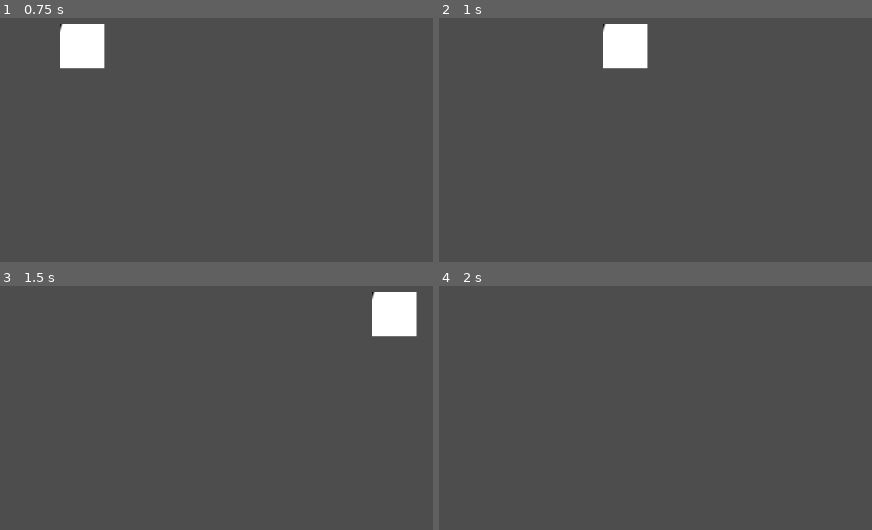
Above: before the commit, frames 1-4 (two rows, left to right).
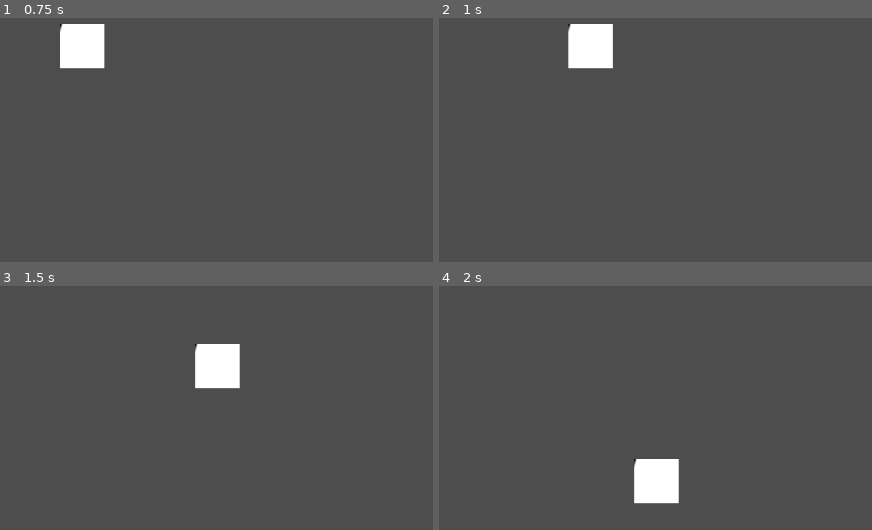
Above: after the commit, the same moments.

Repository: SharpRollingBuns/IF
Game: Godot game, scene res://test.tscn
The game is run twice, just before and just after one commit, with the same random seed, the same clock (stepped at 60 frames per second) and the same inputs.
Inputs:
- Up to frame 1 (0.75 s): tap Enter at 0.5 s; hold D (right) from 0.53 s (still down); tap Shift (dash) at 0.6 s
- Up to frame 2 (1 s): keep holding D (right)
- Up to frame 3 (1.5 s): release D (right) at 1.28 s; hold S (down) from 1.28 s (still down); tap Shift (dash) at 1.35 s
- Up to frame 4 (2 s): keep holding S (down)

Frame 1 is identical in both runs. In frame 2, 3.0% of the frame differs, in the area x 29-49%, y 2-21%; in frame 3, 3.8%, in the area x 45-97%, y 2-43%; in frame 4, 1.9%.

Commit message:
Fixed Dash

Diff:
--- a/assets/player/player.tscn
+++ b/assets/player/player.tscn
@@ -13,7 +13,6 @@
 size = Vector2(65, 65)
 
 [node name="Player" type="CharacterBody2D"]
-position = Vector2(532, 196)
 slide_on_ceiling = false
 script = ExtResource("1_d6veg")
 
@@ -27,3 +26,6 @@
 [node name="DashTimer" type="Timer" parent="."]
 
 [node name="DashCooldownTimer" type="Timer" parent="."]
+
+[connection signal="timeout" from="DashTimer" to="." method="_on_dash_timer_timeout"]
+[connection signal="timeout" from="DashCooldownTimer" to="." method="_on_dash_cooldown_timer_timeout"]
